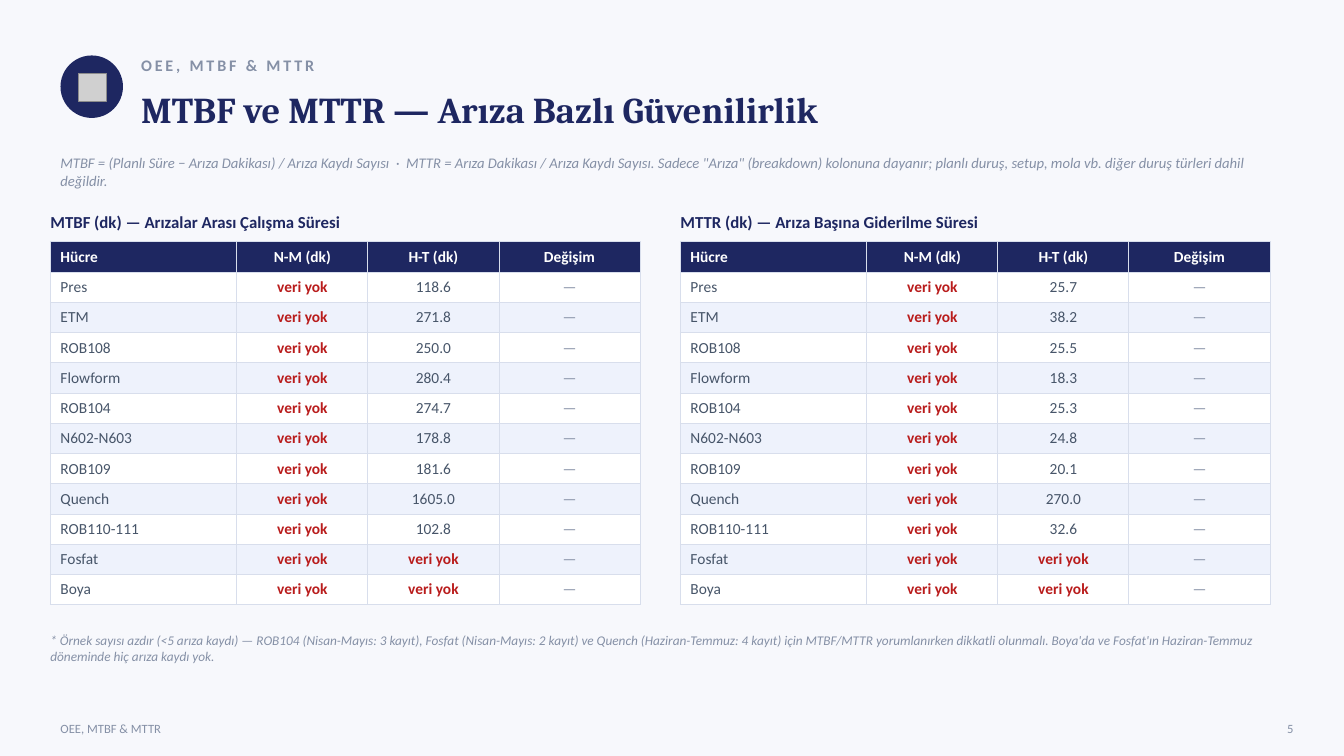
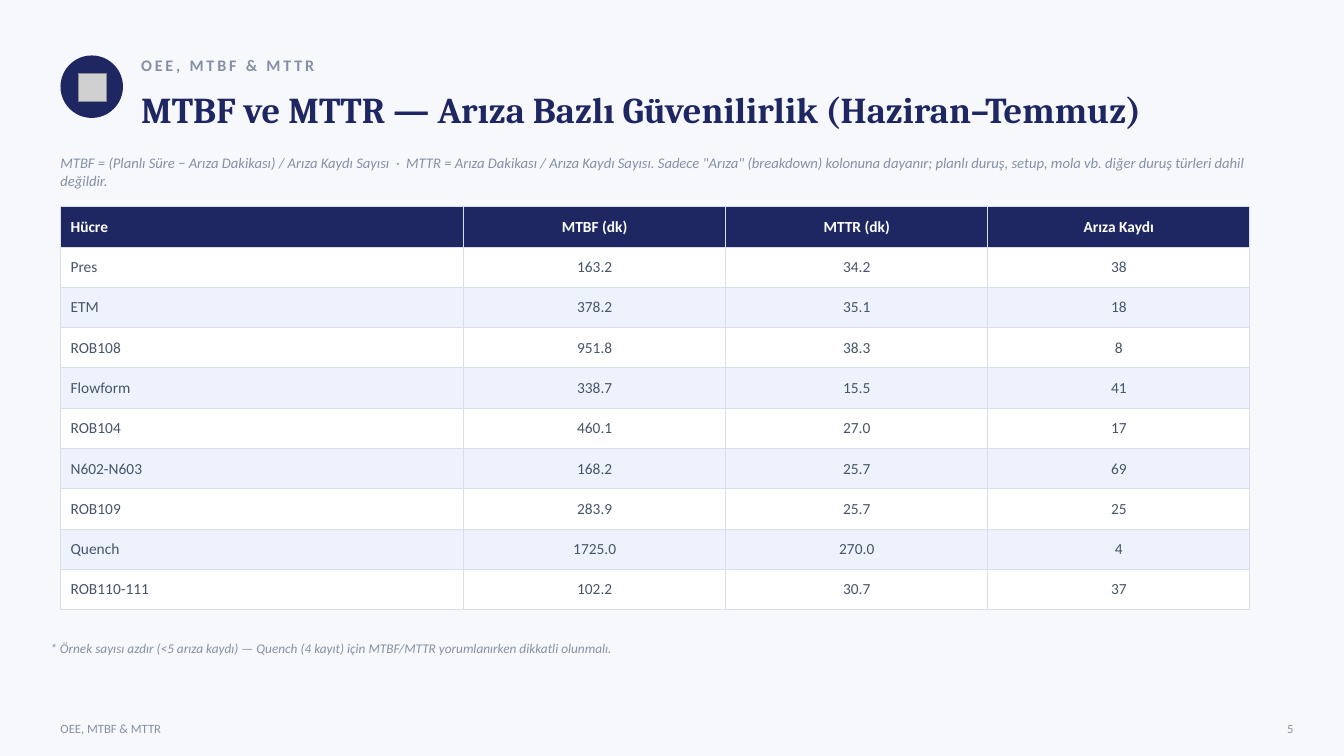
Before and after one commit to sgtdali/ManufUI, a slide deck: slide 6 of docs/sunumlar/Repkon-HF901-Ust-Yonetim-Sunumu-2026-07.pptx. Drawn at 1344x756 pixels with LibreOffice and Linux fonts; fonts in the diff are those of the drawing; grey boxes stand for pictures. Boxes give left, top, right and bottom in pixels: in the first picture for what was removed or moved away, otherwise in the second. Text is boxed around its words. In the diff, an @@ line names an element or a change of style, - is before the commit and + after.

```diff
--- a/docs/sunumlar/Repkon-HF901-Ust-Yonetim-Sunumu-2026-07.pptx
+++ b/docs/sunumlar/Repkon-HF901-Ust-Yonetim-Sunumu-2026-07.pptx
@@ text at <box>141,96,1141,129</box>: text changed @@
-MTBF ve MTTR — Arıza Bazlı Güvenilirlik
+MTBF ve MTTR — Arıza Bazlı Güvenilirlik (Haziran–Temmuz)
@@ table added at <box>60,207,1250,598</box>, 10 rows, 4 columns @@
+Hücre | MTBF (dk) | MTTR (dk) | Arıza Kaydı
+Pres | 163.2 | 34.2 | 38
+ETM | 378.2 | 35.1 | 18
+ROB108 | 951.8 | 38.3 | 8
+Flowform | 338.7 | 15.5 | 41
+ROB104 | 460.1 | 27.0 | 17
+N602-N603 | 168.2 | 25.7 | 69
+ROB109 | 283.9 | 25.7 | 25
+Quench | 1725.0 | 270.0 | 4
+ROB110-111 | 102.2 | 30.7 | 37
@@ text removed at <box>50,215,340,231</box> @@
-MTBF (dk) — Arızalar Arası Çalışma Süresi
@@ text removed at <box>680,215,978,231</box> @@
-MTTR (dk) — Arıza Başına Giderilme Süresi
@@ table removed at <box>50,242,640,601</box>, 12 rows, 4 columns @@
-Hücre | N-M (dk) | H-T (dk) | Değişim
-Pres | veri yok | 118.6 | —
-ETM | veri yok | 271.8 | —
-ROB108 | veri yok | 250.0 | —
-Flowform | veri yok | 280.4 | —
-ROB104 | veri yok | 274.7 | —
-N602-N603 | veri yok | 178.8 | —
-ROB109 | veri yok | 181.6 | —
-Quench | veri yok | 1605.0 | —
-ROB110-111 | veri yok | 102.8 | —
-Fosfat | veri yok | veri yok | —
-Boya | veri yok | veri yok | —
@@ table removed at <box>681,242,1270,601</box>, 12 rows, 4 columns @@
-Hücre | N-M (dk) | H-T (dk) | Değişim
-Pres | veri yok | 25.7 | —
-ETM | veri yok | 38.2 | —
-ROB108 | veri yok | 25.5 | —
-Flowform | veri yok | 18.3 | —
-ROB104 | veri yok | 25.3 | —
-N602-N603 | veri yok | 24.8 | —
-ROB109 | veri yok | 20.1 | —
-Quench | veri yok | 270.0 | —
-ROB110-111 | veri yok | 32.6 | —
-Fosfat | veri yok | veri yok | —
-Boya | veri yok | veri yok | —
@@ text at <box>60,642,611,655</box>: text changed @@
-* Örnek sayısı azdır (<5 arıza kaydı) — ROB104 (Nisan-Mayıs: 3 kayıt), Fosfat (Nisan-Mayıs: 2 kayıt) ve Quench (Haziran-Temmuz: 4 kayıt) için MTBF/MTTR yorumlanırken dikkatli olunmalı. Boya'da ve Fosfat'ın Haziran-Temmuz döneminde hiç arıza kaydı yok.
+* Örnek sayısı azdır (<5 arıza kaydı) — Quench (4 kayıt) için MTBF/MTTR yorumlanırken dikkatli olunmalı.
```
Also in this commit, not shown: 23 other slides changed, 2 slides removed, 12 other files.
